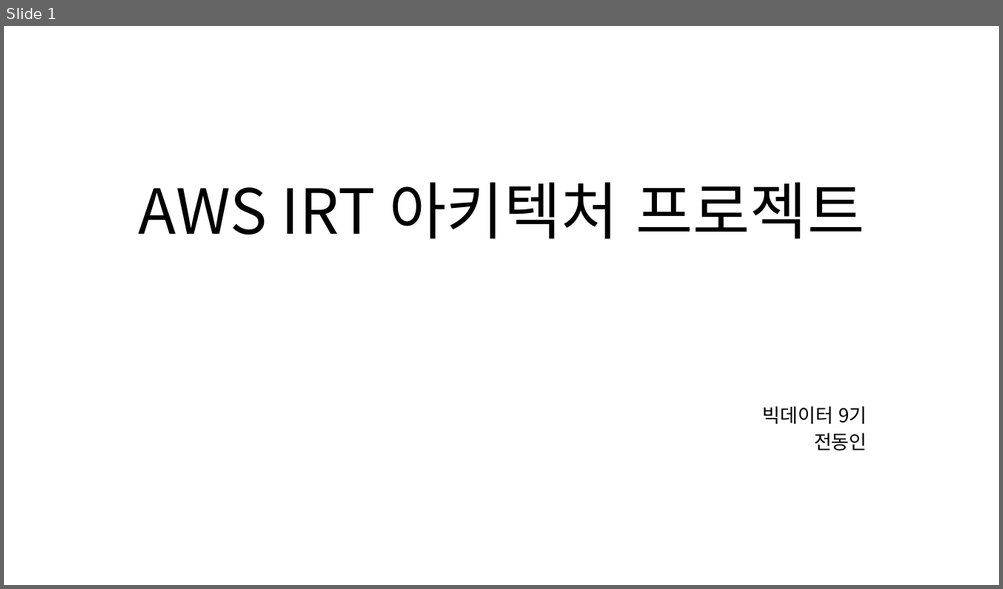
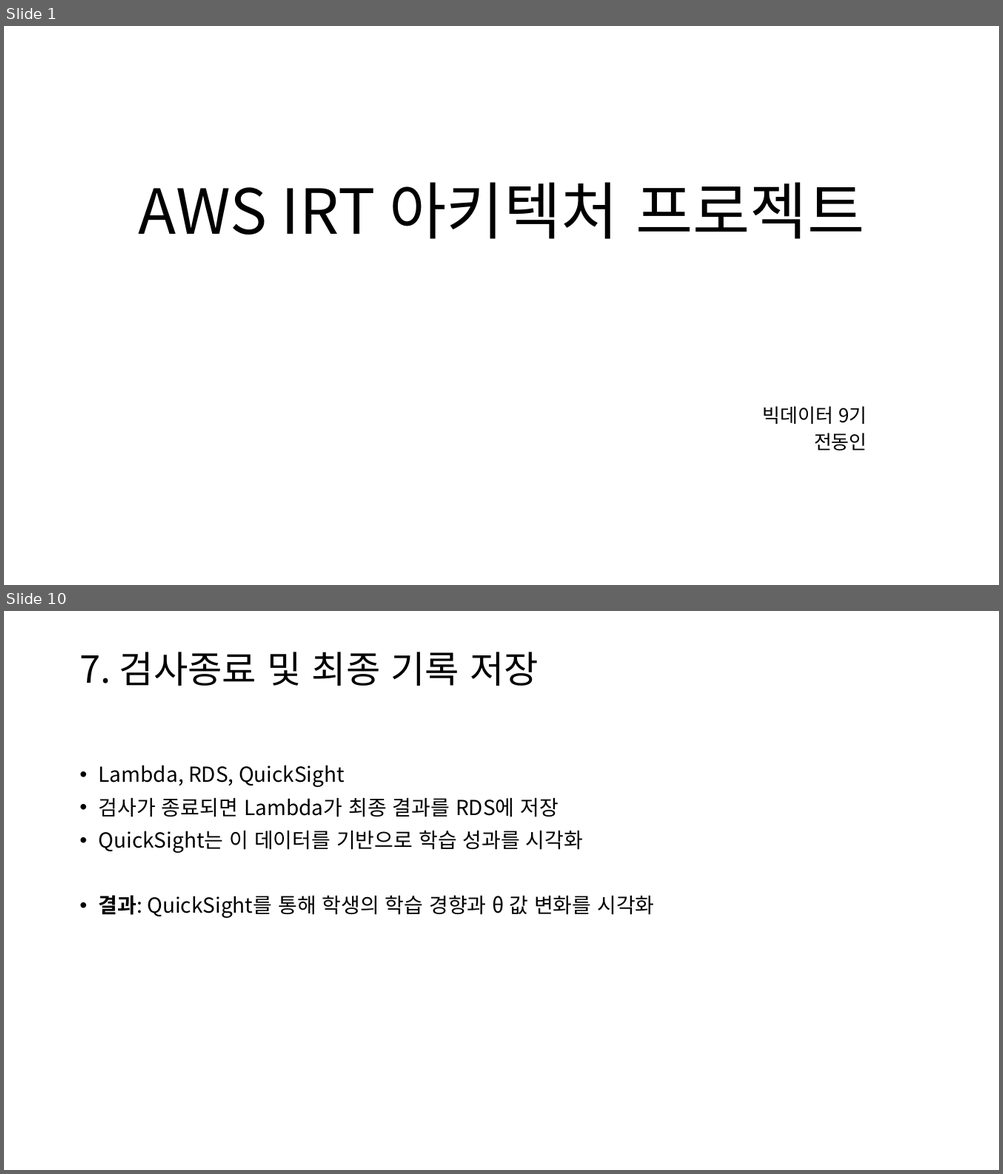
Before and after one commit to DonginJeon/Project, a slide deck: Personal/IRT_AWS/AWS IRT 아키텍처 프로젝트.pptx. Shown one above the other, each under a label of ours: slide 1 before the commit, slides 1 and 10 after it; the slides between them are not shown. The pictures are 1003x589 and 1003x1174 pixels, drawn with LibreOffice and Linux fonts; fonts in the diff are those of the drawing. Boxes give left, top, right and bottom in pixels: in the first picture for what was removed or moved away, otherwise in the second. Text is boxed around its words. In the diff, an @@ line names an element or a change of style, - is before the commit and + after.

```diff
--- a/Personal/IRT_AWS/AWS IRT 아키텍처 프로젝트.pptx
+++ b/Personal/IRT_AWS/AWS IRT 아키텍처 프로젝트.pptx
@@ slide 10 added at [4, 611, 999, 1170], background #FFFFFF @@
@@ title added at [79, 652, 538, 686], 36 pt, text #000000 @@
+7. 검사종료 및 최종 기록 저장
@@ text added at [99, 765, 654, 918], 20 pt, text #000000 @@
+• Lambda, RDS, QuickSight
+• 검사가 종료되면 Lambda가 최종 결과를 RDS에 저장
+• QuickSight는 이 데이터를 기반으로 학습 성과를 시각화
+• 결과: QuickSight를 통해 학생의 학습 경향과 θ 값 변화를 시각화
```
Also in this commit, not shown: 5 slides changed, 7 other slides added, 3 slides removed, 56 other files.
